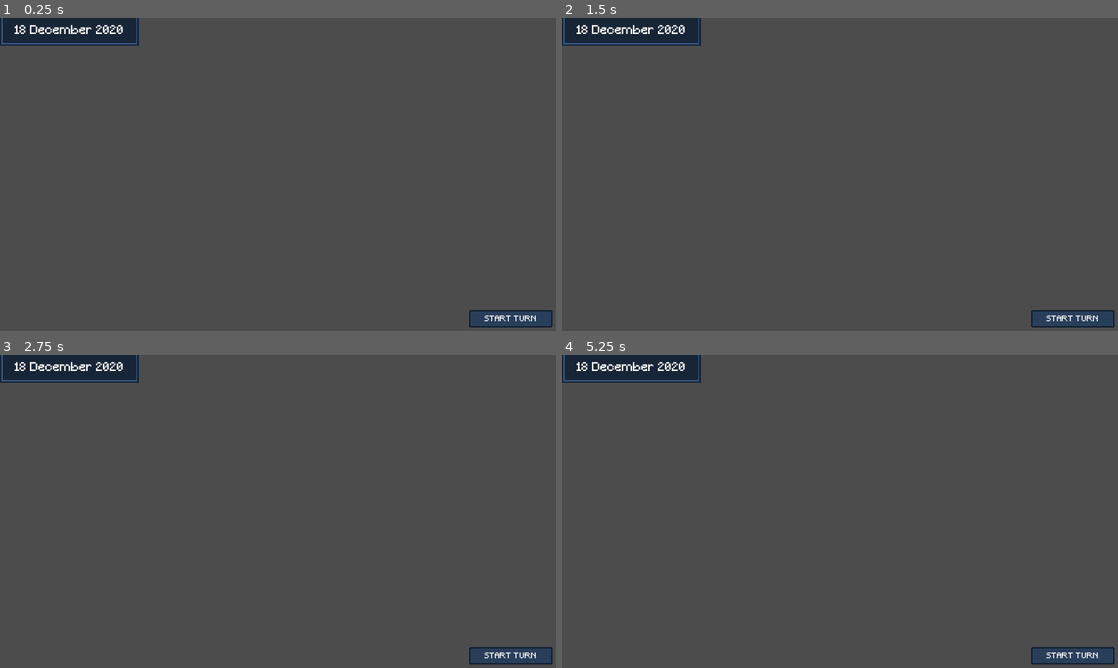
Above: before the commit, frames 1-4 (two rows, left to right).
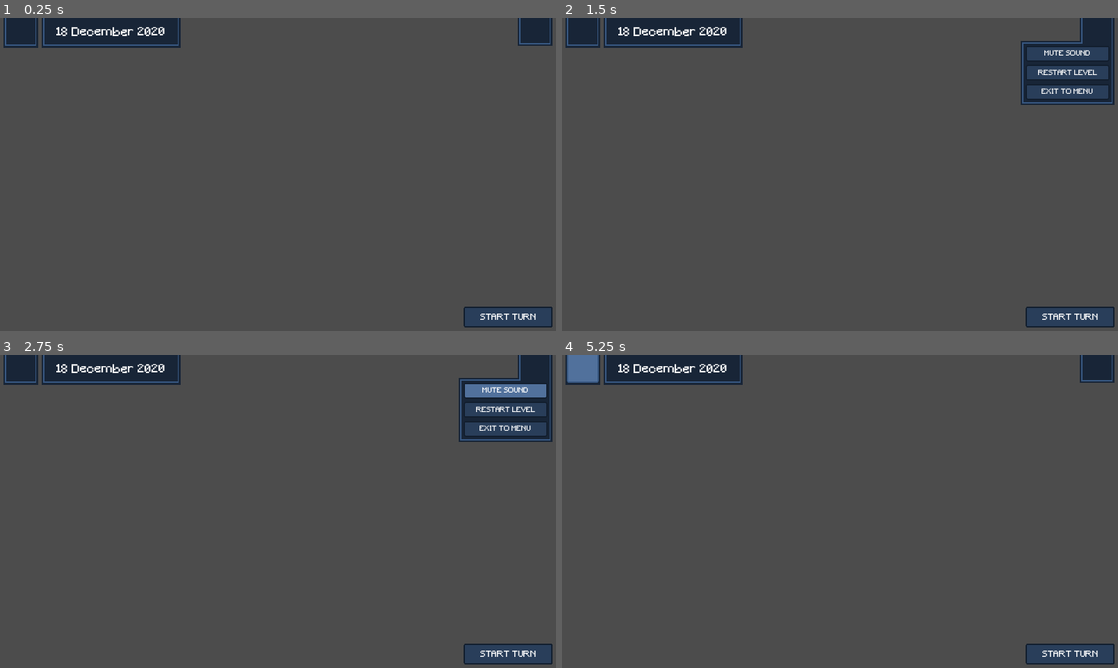
Above: after the commit, the same moments.

Repository: Xascoria/Brackeys
Game: Godot game, scene res://2UI/LevelUI.tscn
The game is run twice, just before and just after one commit, with the same random seed, the same clock (stepped at 60 frames per second) and the same inputs. This scene is started directly instead of the project's main scene.
Inputs (mouse positions are in pixels of both pictures, inside the frame that each line leads up to):
- Up to frame 1 (0.25 s): no input
- Up to frame 2 (1.5 s): click (584, 30) at 0.52 s; click (1095, 30) at 1.27 s
- Up to frame 3 (2.75 s): click (505, 389) at 2 s, where only the run after the commit has a clickable "MUTE SOUND"
- Up to frame 4 (5.25 s): click (1067, 411) at 2.75 s, where only the run after the commit has a clickable "RESTART LEVEL"; click "START TURN" at 3.5 s; click "START TURN" at 4.25 s; click (584, 367) at 5.02 s

The runs differ from the first frame. In frame 1, 2.7% of the frame differs, in the area x 0-100%, y 0-99%; in frame 2, 6.0%; in frame 3, 6.0%; in frame 4, 3.0%.

Commit message:
Almost completed GUI (With icons left)

Diff:
--- a/2Scenes/LevelUI.tscn
+++ /dev/null
@@ -1,147 +0,0 @@
-[gd_scene load_steps=8 format=2]
-
-[sub_resource type="StyleBoxFlat" id=1]
-bg_color = Color( 0.0980392, 0.14902, 0.219608, 1 )
-border_color = Color( 0.223529, 0.34902, 0.513726, 1 )
-
-[sub_resource type="StyleBoxFlat" id=2]
-bg_color = Color( 0.0980392, 0.14902, 0.219608, 1 )
-border_width_left = 3
-border_width_top = 3
-border_width_right = 3
-border_width_bottom = 3
-border_color = Color( 0.223529, 0.34902, 0.513726, 1 )
-
-[sub_resource type="DynamicFontData" id=3]
-font_path = "res://2Resources/Minecraft.ttf"
-
-[sub_resource type="DynamicFont" id=4]
-size = 28
-font_data = SubResource( 3 )
-
-[sub_resource type="StyleBoxFlat" id=5]
-bg_color = Color( 0.32127, 0.446627, 0.61377, 1 )
-border_width_left = 3
-border_width_top = 3
-border_width_right = 3
-border_width_bottom = 3
-border_color = Color( 0.0745098, 0.121569, 0.184314, 1 )
-corner_radius_top_left = 4
-corner_radius_top_right = 4
-corner_radius_bottom_right = 4
-corner_radius_bottom_left = 4
-
-[sub_resource type="StyleBoxFlat" id=6]
-bg_color = Color( 0.164706, 0.247059, 0.356863, 1 )
-border_width_left = 3
-border_width_top = 3
-border_width_right = 3
-border_width_bottom = 3
-border_color = Color( 0.0745098, 0.121569, 0.184314, 1 )
-corner_radius_top_left = 4
-corner_radius_top_right = 4
-corner_radius_bottom_right = 4
-corner_radius_bottom_left = 4
-
-[sub_resource type="DynamicFont" id=7]
-size = 20
-extra_spacing_top = 3
-font_data = SubResource( 3 )
-
-[node name="Control" type="Control"]
-margin_right = 40.0
-margin_bottom = 40.0
-__meta__ = {
-"_edit_use_anchors_": false
-}
-
-[node name="OuterPanel" type="Panel" parent="."]
-margin_left = 96.0
-margin_top = -4.0
-margin_right = 416.0
-margin_bottom = 68.0
-custom_styles/panel = SubResource( 1 )
-__meta__ = {
-"_edit_use_anchors_": false
-}
-
-[node name="InnerPanel" type="Panel" parent="OuterPanel"]
-margin_left = 4.0
-margin_right = 316.0
-margin_bottom = 68.0
-custom_styles/panel = SubResource( 2 )
-__meta__ = {
-"_edit_use_anchors_": false
-}
-
-[node name="Label" type="Label" parent="OuterPanel/InnerPanel"]
-margin_left = 4.0
-margin_top = 24.0
-margin_right = 308.0
-margin_bottom = 52.0
-custom_fonts/font = SubResource( 4 )
-custom_colors/font_color = Color( 1, 1, 1, 1 )
-text = "18 December 2020"
-align = 1
-valign = 1
-__meta__ = {
-"_edit_use_anchors_": false
-}
-
-[node name="OuterPanel2" type="Panel" parent="."]
-margin_left = 8.0
-margin_top = -4.0
-margin_right = 88.0
-margin_bottom = 68.0
-custom_styles/panel = SubResource( 1 )
-__meta__ = {
-"_edit_use_anchors_": false
-}
-
-[node name="InnerPanel" type="Panel" parent="OuterPanel2"]
-margin_left = 4.0
-margin_right = 76.0
-margin_bottom = 68.0
-custom_styles/panel = SubResource( 2 )
-__meta__ = {
-"_edit_use_anchors_": false
-}
-
-[node name="OuterPanel3" type="Panel" parent="."]
-margin_left = 1192.0
-margin_top = -8.0
-margin_right = 1272.0
-margin_bottom = 64.0
-custom_styles/panel = SubResource( 1 )
-__meta__ = {
-"_edit_use_anchors_": false
-}
-
-[node name="InnerPanel" type="Panel" parent="OuterPanel3"]
-margin_left = 4.0
-margin_right = 76.0
-margin_bottom = 68.0
-custom_styles/panel = SubResource( 2 )
-__meta__ = {
-"_edit_use_anchors_": false
-}
-
-[node name="StartTurn" type="Button" parent="."]
-margin_left = 1068.0
-margin_top = 664.0
-margin_right = 1272.0
-margin_bottom = 712.0
-custom_styles/hover = SubResource( 5 )
-custom_styles/pressed = SubResource( 6 )
-custom_styles/focus = SubResource( 6 )
-custom_styles/disabled = SubResource( 6 )
-custom_styles/normal = SubResource( 6 )
-custom_fonts/font = SubResource( 7 )
-custom_colors/font_color_disabled = Color( 1, 1, 1, 1 )
-custom_colors/font_color = Color( 1, 1, 1, 1 )
-custom_colors/font_color_hover = Color( 1, 1, 1, 1 )
-custom_colors/font_color_pressed = Color( 1, 1, 1, 1 )
-text = "START TURN"
-__meta__ = {
-"_edit_use_anchors_": false
-}
--- /dev/null
+++ b/2UI/Content.gd
@@ -0,0 +1,21 @@
+tool
+extends Panel
+
+func _ready():
+	pass # Replace with function body.
+
+func _draw():
+	#This draw the borders of the content panel of settings
+	#top
+	draw_rect(Rect2(Vector2(4,4), Vector2(rect_size.x -80,3)), Color8(57,89,131))
+	#bottom
+	draw_rect(Rect2(Vector2(4,rect_size.y-7), Vector2(rect_size.x -8,3)), Color8(57,89,131))
+
+	#Smaller left
+	draw_rect(Rect2(Vector2(rect_size.x - 80 + 4, 0), Vector2(3,7)), Color8(57,89,131))
+
+	#Left
+	draw_rect(Rect2(Vector2(4,4), Vector2(3,rect_size.y-8)), Color8(57,89,131))
+
+	#Right
+	draw_rect(Rect2(Vector2(rect_size.x-7,0), Vector2(3,rect_size.y-4)), Color8(57,89,131))
--- /dev/null
+++ b/2UI/LevelUI.gd
@@ -0,0 +1,26 @@
+#API of the UI
+extends Control
+
+func _ready():
+	pass
+
+func _on_StartTurn_pressed():
+	pass
+
+func _on_Settings_pressed():
+	$Popup.popup()
+
+func _on_BattleLog_pressed():
+	pass # Replace with function body.
+
+func _on_Mute_pressed():
+	pass # Replace with function body.
+
+func _on_Restart_pressed():
+	pass # Replace with function body.
+
+func _on_Menu_pressed():
+	pass # Replace with function body.
+
+func update_date(new_date):
+	$OuterPanel/InnerPanel/Date.text = new_date
--- a/2UI/LevelUI.tscn
+++ b/2UI/LevelUI.tscn
@@ -1,25 +1,52 @@
-[gd_scene load_steps=8 format=2]
+[gd_scene load_steps=14 format=2]
+
+[ext_resource path="res://2UI/LevelUI.gd" type="Script" id=1]
+[ext_resource path="res://2UI/Content.gd" type="Script" id=3]
 
 [sub_resource type="StyleBoxFlat" id=1]
 bg_color = Color( 0.0980392, 0.14902, 0.219608, 1 )
-border_color = Color( 0.223529, 0.34902, 1, 1 )
-
-[sub_resource type="StyleBoxFlat" id=3]
-bg_color = Color( 0.0980392, 0.14902, 0.219608, 1 )
-border_width_left = 3
-border_width_top = 3
-border_width_right = 3
-border_width_bottom = 3
-border_color = Color( 0.223529, 0.34902, 0.513726, 1 )
-
-[sub_resource type="DynamicFontData" id=4]
+border_color = Color( 0.223529, 0.34902, 0.513726, 1 )
+
+[sub_resource type="StyleBoxFlat" id=2]
+bg_color = Color( 0.0980392, 0.14902, 0.219608, 1 )
+border_width_left = 3
+border_width_top = 3
+border_width_right = 3
+border_width_bottom = 3
+border_color = Color( 0.223529, 0.34902, 0.513726, 1 )
+
+[sub_resource type="DynamicFontData" id=3]
 font_path = "res://2Resources/Minecraft.ttf"
 
-[sub_resource type="DynamicFont" id=7]
+[sub_resource type="DynamicFont" id=4]
 size = 28
-font_data = SubResource( 4 )
+font_data = SubResource( 3 )
+
+[sub_resource type="StyleBoxFlat" id=5]
+bg_color = Color( 0.32127, 0.446627, 0.61377, 1 )
+border_width_left = 3
+border_width_top = 3
+border_width_right = 3
+border_width_bottom = 3
+border_color = Color( 0.223529, 0.34902, 0.513726, 1 )
+corner_radius_top_left = 4
+corner_radius_top_right = 4
+corner_radius_bottom_right = 4
+corner_radius_bottom_left = 4
 
 [sub_resource type="StyleBoxFlat" id=6]
+bg_color = Color( 0.0980392, 0.14902, 0.219608, 1 )
+border_width_left = 3
+border_width_top = 3
+border_width_right = 3
+border_width_bottom = 3
+border_color = Color( 0.223529, 0.34902, 0.513726, 1 )
+
+[sub_resource type="StyleBoxFlat" id=7]
+bg_color = Color( 0.0980392, 0.14902, 0.219608, 1 )
+border_color = Color( 0.223529, 0.34902, 0.513726, 1 )
+
+[sub_resource type="StyleBoxFlat" id=8]
 bg_color = Color( 0.32127, 0.446627, 0.61377, 1 )
 border_width_left = 3
 border_width_top = 3
@@ -43,36 +70,48 @@
 corner_radius_bottom_right = 4
 corner_radius_bottom_left = 4
 
-[sub_resource type="DynamicFont" id=5]
-size = 18
+[sub_resource type="DynamicFont" id=10]
 extra_spacing_top = 3
-font_data = SubResource( 4 )
-
-[node name="Root" type="Panel"]
-margin_left = -16.0
-margin_top = -8.0
-margin_right = 320.0
-margin_bottom = 64.0
+font_data = SubResource( 3 )
+
+[sub_resource type="DynamicFont" id=11]
+size = 20
+extra_spacing_top = 3
+font_data = SubResource( 3 )
+
+[node name="UI" type="Control"]
+margin_right = 40.0
+margin_bottom = 40.0
+script = ExtResource( 1 )
+__meta__ = {
+"_edit_use_anchors_": false
+}
+
+[node name="OuterPanel" type="Panel" parent="."]
+margin_left = 96.0
+margin_top = -4.0
+margin_right = 416.0
+margin_bottom = 68.0
 custom_styles/panel = SubResource( 1 )
 __meta__ = {
 "_edit_use_anchors_": false
 }
 
-[node name="InnerPanel" type="Panel" parent="."]
-margin_left = 20.0
-margin_right = 332.0
-margin_bottom = 68.0
-custom_styles/panel = SubResource( 3 )
-__meta__ = {
-"_edit_use_anchors_": false
-}
-
-[node name="Label" type="Label" parent="InnerPanel"]
+[node name="InnerPanel" type="Panel" parent="OuterPanel"]
+margin_left = 4.0
+margin_right = 316.0
+margin_bottom = 68.0
+custom_styles/panel = SubResource( 2 )
+__meta__ = {
+"_edit_use_anchors_": false
+}
+
+[node name="Date" type="Label" parent="OuterPanel/InnerPanel"]
 margin_left = 4.0
 margin_top = 24.0
 margin_right = 308.0
 margin_bottom = 52.0
-custom_fonts/font = SubResource( 7 )
+custom_fonts/font = SubResource( 4 )
 custom_colors/font_color = Color( 1, 1, 1, 1 )
 text = "18 December 2020"
 align = 1
@@ -81,23 +120,172 @@
 "_edit_use_anchors_": false
 }
 
+[node name="OuterPanel2" type="Panel" parent="."]
+margin_left = 8.0
+margin_top = -4.0
+margin_right = 88.0
+margin_bottom = 68.0
+custom_styles/panel = SubResource( 1 )
+__meta__ = {
+"_edit_use_anchors_": false
+}
+
+[node name="BattleLog" type="Button" parent="OuterPanel2"]
+margin_left = 4.0
+margin_right = 76.0
+margin_bottom = 68.0
+focus_mode = 0
+custom_styles/hover = SubResource( 5 )
+custom_styles/pressed = SubResource( 6 )
+custom_styles/focus = SubResource( 6 )
+custom_styles/disabled = SubResource( 6 )
+custom_styles/normal = SubResource( 6 )
+enabled_focus_mode = 0
+__meta__ = {
+"_edit_use_anchors_": false
+}
+
+[node name="OuterPanel3" type="Panel" parent="."]
+margin_left = 1192.0
+margin_top = -8.0
+margin_right = 1272.0
+margin_bottom = 64.0
+custom_styles/panel = SubResource( 1 )
+__meta__ = {
+"_edit_use_anchors_": false
+}
+
+[node name="Settings" type="Button" parent="OuterPanel3"]
+margin_left = 4.0
+margin_right = 76.0
+margin_bottom = 68.0
+focus_mode = 0
+custom_styles/hover = SubResource( 5 )
+custom_styles/pressed = SubResource( 6 )
+custom_styles/focus = SubResource( 6 )
+custom_styles/disabled = SubResource( 6 )
+custom_styles/normal = SubResource( 6 )
+enabled_focus_mode = 0
+
+[node name="Popup" type="Popup" parent="."]
+margin_left = 1056.0
+margin_right = 1272.0
+margin_bottom = 200.0
+focus_mode = 1
+__meta__ = {
+"_edit_use_anchors_": false
+}
+
+[node name="CornerPanel" type="Panel" parent="Popup"]
+margin_left = 140.0
+margin_top = -8.0
+margin_right = 212.0
+margin_bottom = 72.0
+custom_styles/panel = SubResource( 2 )
+__meta__ = {
+"_edit_use_anchors_": false
+}
+
+[node name="Content" type="Panel" parent="Popup"]
+margin_top = 52.0
+margin_right = 216.0
+margin_bottom = 200.0
+custom_styles/panel = SubResource( 7 )
+script = ExtResource( 3 )
+__meta__ = {
+"_edit_use_anchors_": false
+}
+
+[node name="Mute" type="Button" parent="Popup/Content"]
+margin_left = 12.0
+margin_top = 12.0
+margin_right = 204.0
+margin_bottom = 48.0
+focus_mode = 0
+custom_styles/hover = SubResource( 8 )
+custom_styles/pressed = SubResource( 9 )
+custom_styles/focus = SubResource( 9 )
+custom_styles/disabled = SubResource( 9 )
+custom_styles/normal = SubResource( 9 )
+custom_fonts/font = SubResource( 10 )
+custom_colors/font_color_disabled = Color( 1, 1, 1, 1 )
+custom_colors/font_color = Color( 1, 1, 1, 1 )
+custom_colors/font_color_hover = Color( 1, 1, 1, 1 )
+custom_colors/font_color_pressed = Color( 1, 1, 1, 1 )
+enabled_focus_mode = 0
+text = "MUTE SOUND"
+__meta__ = {
+"_edit_use_anchors_": false
+}
+
+[node name="Restart" type="Button" parent="Popup/Content"]
+margin_left = 12.0
+margin_top = 56.0
+margin_right = 204.0
+margin_bottom = 92.0
+focus_mode = 0
+custom_styles/hover = SubResource( 8 )
+custom_styles/pressed = SubResource( 9 )
+custom_styles/focus = SubResource( 9 )
+custom_styles/disabled = SubResource( 9 )
+custom_styles/normal = SubResource( 9 )
+custom_fonts/font = SubResource( 10 )
+custom_colors/font_color_disabled = Color( 1, 1, 1, 1 )
+custom_colors/font_color = Color( 1, 1, 1, 1 )
+custom_colors/font_color_hover = Color( 1, 1, 1, 1 )
+custom_colors/font_color_pressed = Color( 1, 1, 1, 1 )
+enabled_focus_mode = 0
+text = "RESTART LEVEL"
+__meta__ = {
+"_edit_use_anchors_": false
+}
+
+[node name="Menu" type="Button" parent="Popup/Content"]
+margin_left = 12.0
+margin_top = 100.0
+margin_right = 204.0
+margin_bottom = 136.0
+focus_mode = 0
+custom_styles/hover = SubResource( 8 )
+custom_styles/pressed = SubResource( 9 )
+custom_styles/focus = SubResource( 9 )
+custom_styles/disabled = SubResource( 9 )
+custom_styles/normal = SubResource( 9 )
+custom_fonts/font = SubResource( 10 )
+custom_colors/font_color_disabled = Color( 1, 1, 1, 1 )
+custom_colors/font_color = Color( 1, 1, 1, 1 )
+custom_colors/font_color_hover = Color( 1, 1, 1, 1 )
+custom_colors/font_color_pressed = Color( 1, 1, 1, 1 )
+enabled_focus_mode = 0
+text = "EXIT TO MENU"
+__meta__ = {
+"_edit_use_anchors_": false
+}
+
 [node name="StartTurn" type="Button" parent="."]
-margin_left = 1096.0
-margin_top = 680.0
-margin_right = 1288.0
-margin_bottom = 720.0
-focus_mode = 0
-custom_styles/hover = SubResource( 6 )
-custom_styles/pressed = SubResource( 2 )
-custom_styles/focus = SubResource( 2 )
-custom_styles/disabled = SubResource( 2 )
-custom_styles/normal = SubResource( 2 )
-custom_fonts/font = SubResource( 5 )
-custom_colors/font_color_disabled = Color( 1, 1, 1, 1 )
-custom_colors/font_color = Color( 1, 1, 1, 1 )
-custom_colors/font_color_hover = Color( 1, 1, 1, 1 )
-custom_colors/font_color_pressed = Color( 1, 1, 1, 1 )
+margin_left = 1068.0
+margin_top = 664.0
+margin_right = 1272.0
+margin_bottom = 712.0
+focus_mode = 0
+custom_styles/hover = SubResource( 8 )
+custom_styles/pressed = SubResource( 9 )
+custom_styles/focus = SubResource( 9 )
+custom_styles/disabled = SubResource( 9 )
+custom_styles/normal = SubResource( 9 )
+custom_fonts/font = SubResource( 11 )
+custom_colors/font_color_disabled = Color( 1, 1, 1, 1 )
+custom_colors/font_color = Color( 1, 1, 1, 1 )
+custom_colors/font_color_hover = Color( 1, 1, 1, 1 )
+custom_colors/font_color_pressed = Color( 1, 1, 1, 1 )
+enabled_focus_mode = 0
 text = "START TURN"
 __meta__ = {
 "_edit_use_anchors_": false
 }
+[connection signal="pressed" from="OuterPanel2/BattleLog" to="." method="_on_BattleLog_pressed"]
+[connection signal="pressed" from="OuterPanel3/Settings" to="." method="_on_Settings_pressed"]
+[connection signal="pressed" from="Popup/Content/Mute" to="." method="_on_Mute_pressed"]
+[connection signal="pressed" from="Popup/Content/Restart" to="." method="_on_Restart_pressed"]
+[connection signal="pressed" from="Popup/Content/Menu" to="." method="_on_Menu_pressed"]
+[connection signal="pressed" from="StartTurn" to="." method="_on_StartTurn_pressed"]
Not shown: 1 places in 2UI/LevelUI.tscn that only renumber resources
